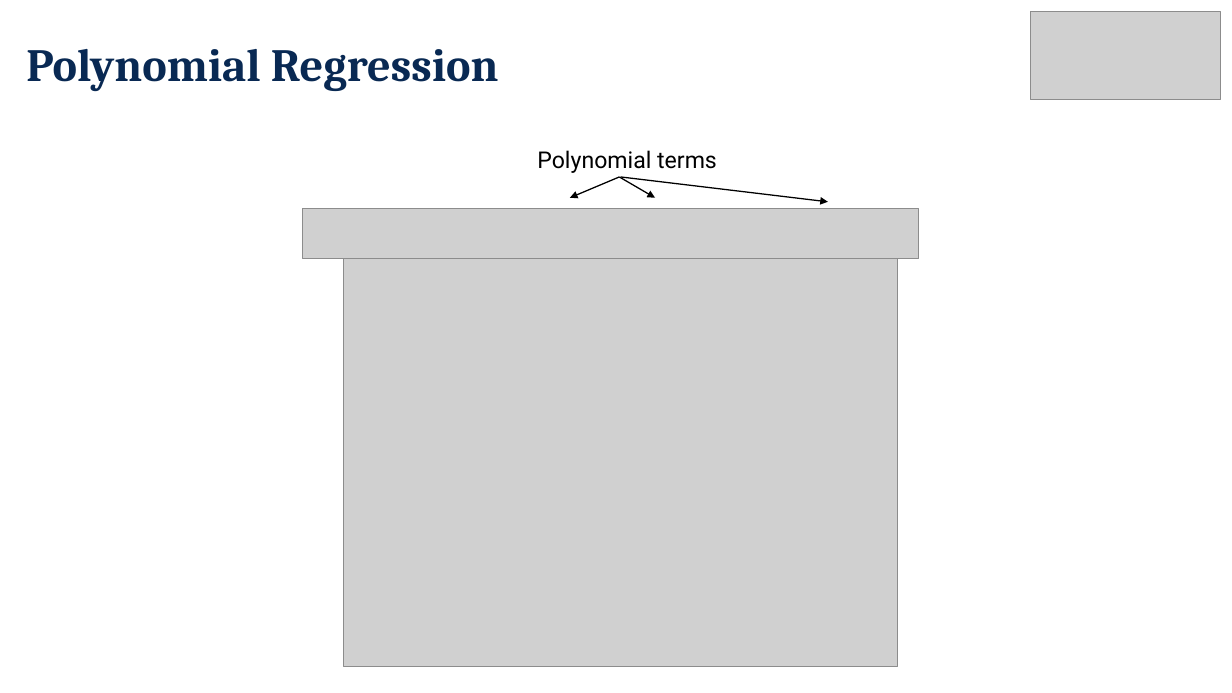
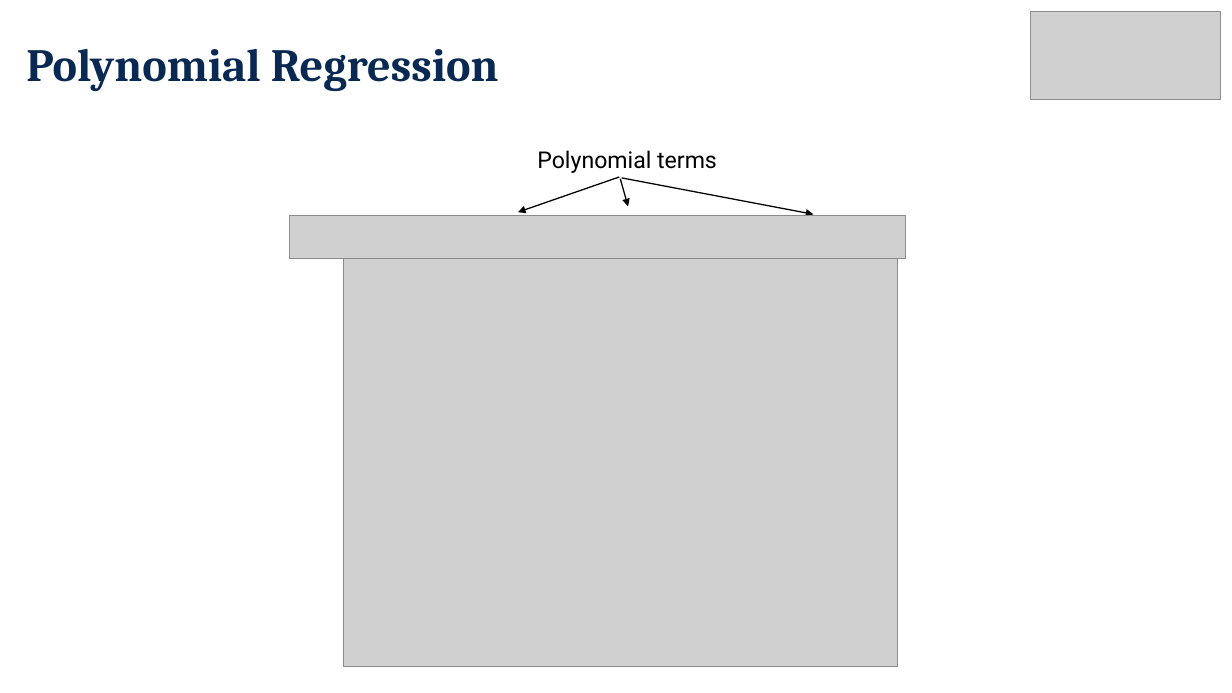
Before and after one commit to makee5/ML_ADS, a slide deck: slide 9 of materials/session_11/T/ML-Session11-T.pptx. Drawn at 1232x693 pixels with LibreOffice and Linux fonts; fonts in the diff are those of the drawing; grey boxes stand for pictures. Boxes give left, top, right and bottom in pixels: in the first picture for what was removed or moved away, otherwise in the second. Text is boxed around its words. In the diff, an @@ line names an element or a change of style, - is before the commit and + after.

```diff
--- a/materials/session_11/T/ML-Session11-T.pptx
+++ b/materials/session_11/T/ML-Session11-T.pptx
@@ arrow moved from (619, 177) - (570, 198) to (619, 177) - (518, 213) @@
@@ arrow moved from (619, 177) - (655, 198) to (620, 179) - (628, 206) @@
@@ arrow moved from (621, 177) - (828, 201) to (622, 178) - (813, 214) @@
@@ picture: place and size @@
-picture at [302,209,919,259]
+picture at [289,215,906,259]
```
Also in this commit, not shown: 4 other slides changed, 1 other file.
